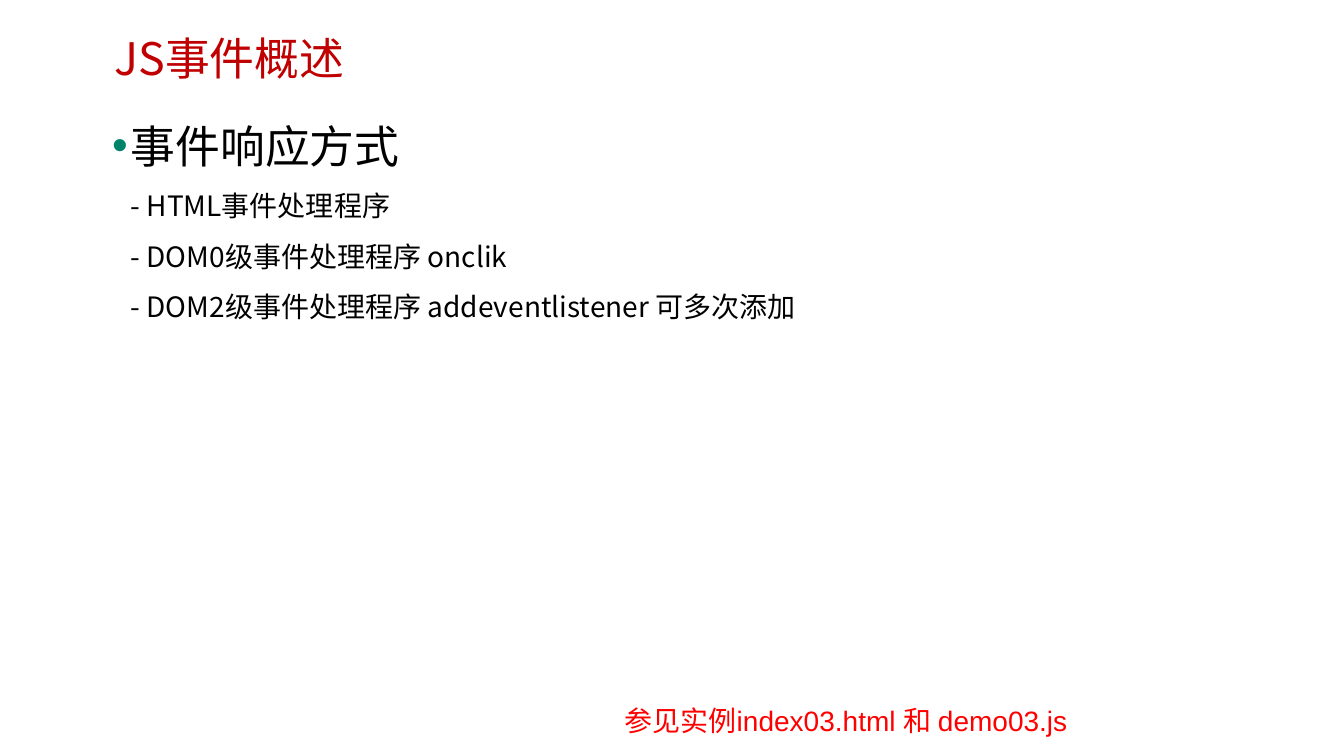
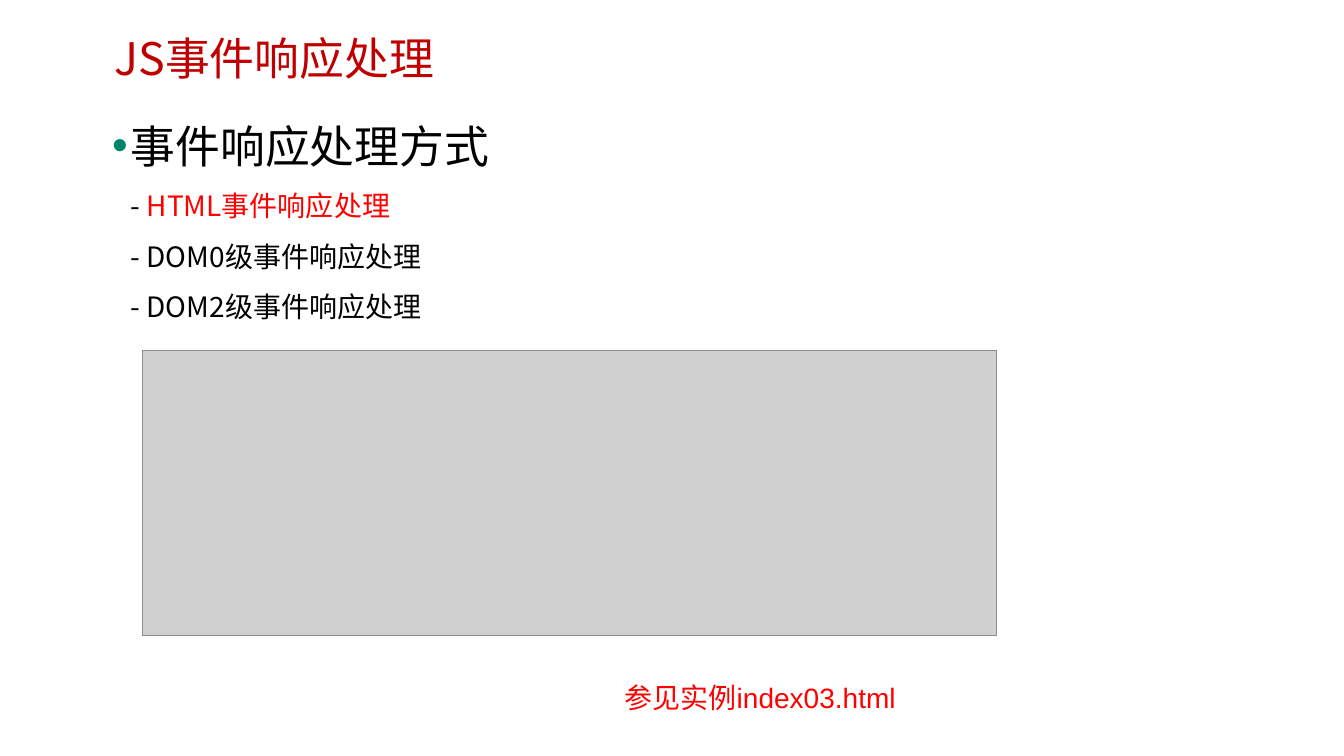
Before and after one commit to edu2act/course-javascript-advanced, a slide deck: slide 6 of 课程PPT/25.事件处理（事件流-待修改）.pptx. Drawn at 1344x756 pixels with LibreOffice and Linux fonts; fonts in the diff are those of the drawing; grey boxes stand for pictures; background and template pictures are left out. Boxes give left, top, right and bottom in pixels: in the first picture for what was removed or moved away, otherwise in the second. Text is boxed around its words. In the diff, an @@ line names an element or a change of style, - is before the commit and + after.

```diff
--- a/课程PPT/25.事件处理（事件流-待修改）.pptx
+++ b/课程PPT/25.事件处理（事件流-待修改）.pptx
@@ text at bbox=[114, 37, 434, 79]: text changed @@
-JS事件概述
+JS事件响应处理
@@ text at bbox=[131, 125, 490, 320]: text changed @@
-• 事件响应方式
-  - HTML事件处理程序
-  - DOM0级事件处理程序 onclik
-  - DOM2级事件处理程序 addeventlistener 可多次添加
+• 事件响应处理方式
+  - HTML事件响应处理
+  - DOM0级事件响应处理
+  - DOM2级事件响应处理
@@ picture added at bbox=[143, 350, 997, 635] @@
@@ text at bbox=[625, 684, 896, 711]: text changed @@
-参见实例index03.html 和 demo03.js
+参见实例index03.html
```
Also in this commit, not shown: 6 other slides changed, 5 slides added, 2 slides removed, 5 other files.
